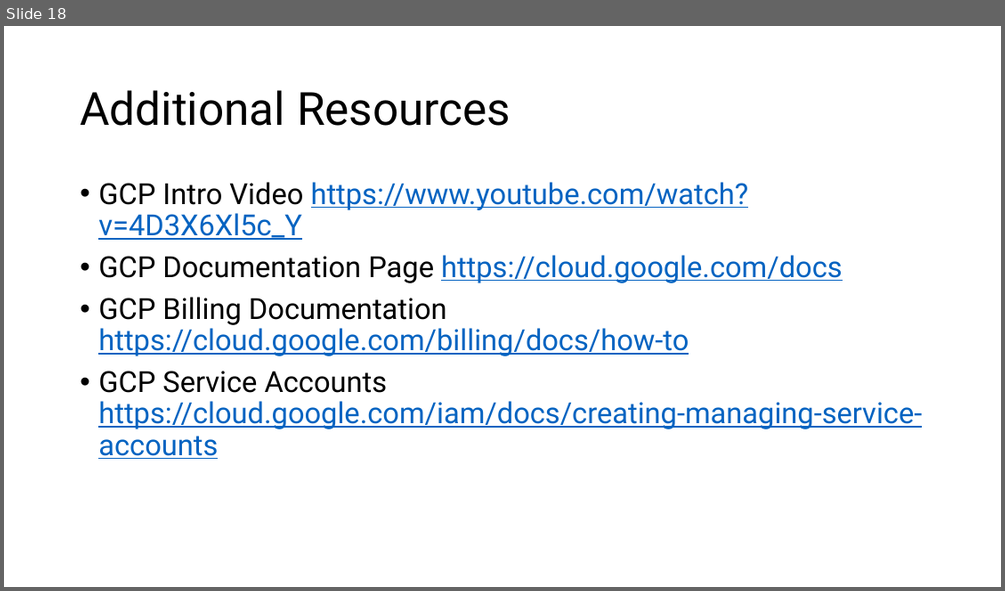
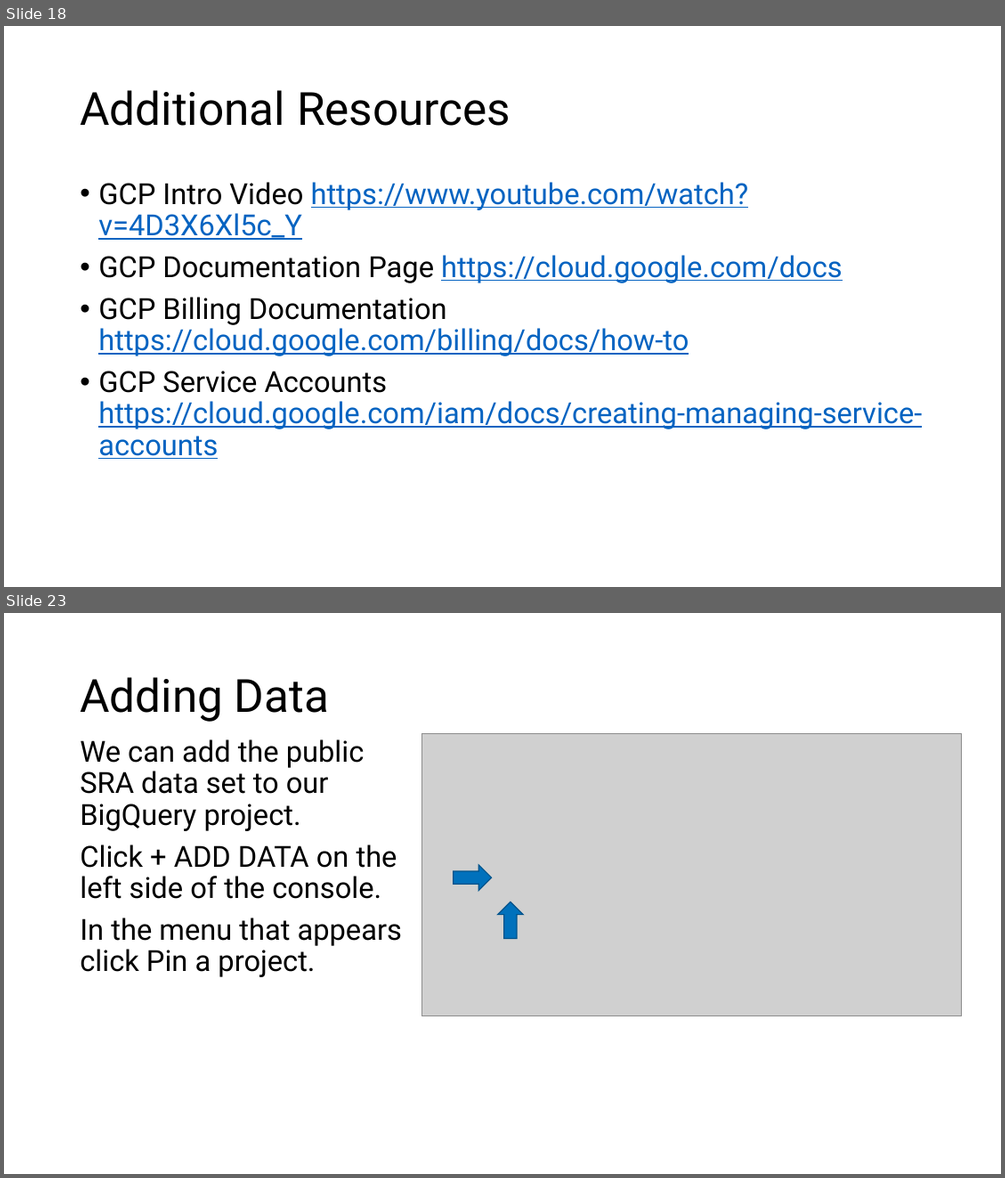
Before and after one commit to ncbi/ASHG-Workshop-2021, a slide deck: ASHG_1.pptx. Shown one above the other, each under a label of ours: slide 18 before the commit, slides 18 and 23 after it; the slides between them are not shown. The pictures are 1005x591 and 1005x1178 pixels, drawn with LibreOffice and Linux fonts; fonts in the diff are those of the drawing; grey boxes stand for pictures; background and template pictures are left out. Boxes give left, top, right and bottom in pixels: in the first picture for what was removed or moved away, otherwise in the second. Text is boxed around its words. In the diff, an @@ line names an element or a change of style, - is before the commit and + after.

```diff
--- a/ASHG_1.pptx
+++ b/ASHG_1.pptx
@@ slide 23 added at <box>4,613,1001,1174</box>, background picture (left out) @@
@@ title added at <box>80,677,329,722</box>, 44 pt, text #000000 @@
+Adding Data
@@ text added at <box>80,739,402,977</box>, 28 pt, text #000000 @@
+We can add the public SRA data set to our BigQuery project.
+Click + ADD DATA on the left side of the console.
+In the menu that appears click Pin a project.
@@ picture added at <box>422,733,962,1016</box> @@
@@ right arrow added at <box>453,865,492,891</box>, fill #0071BC, outline #00548B 1 pt @@
@@ up arrow added at <box>498,901,523,938</box>, fill #0071BC, outline #00548B 1 pt @@
```
Also in this commit, not shown: 20 other slides added.
